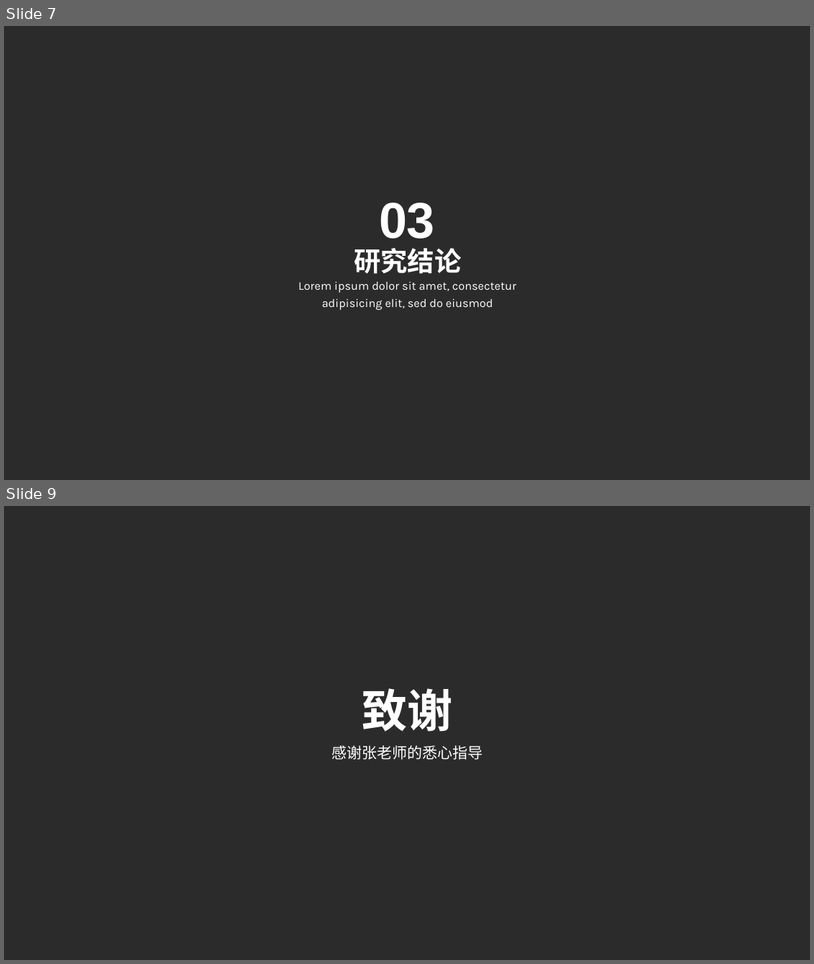
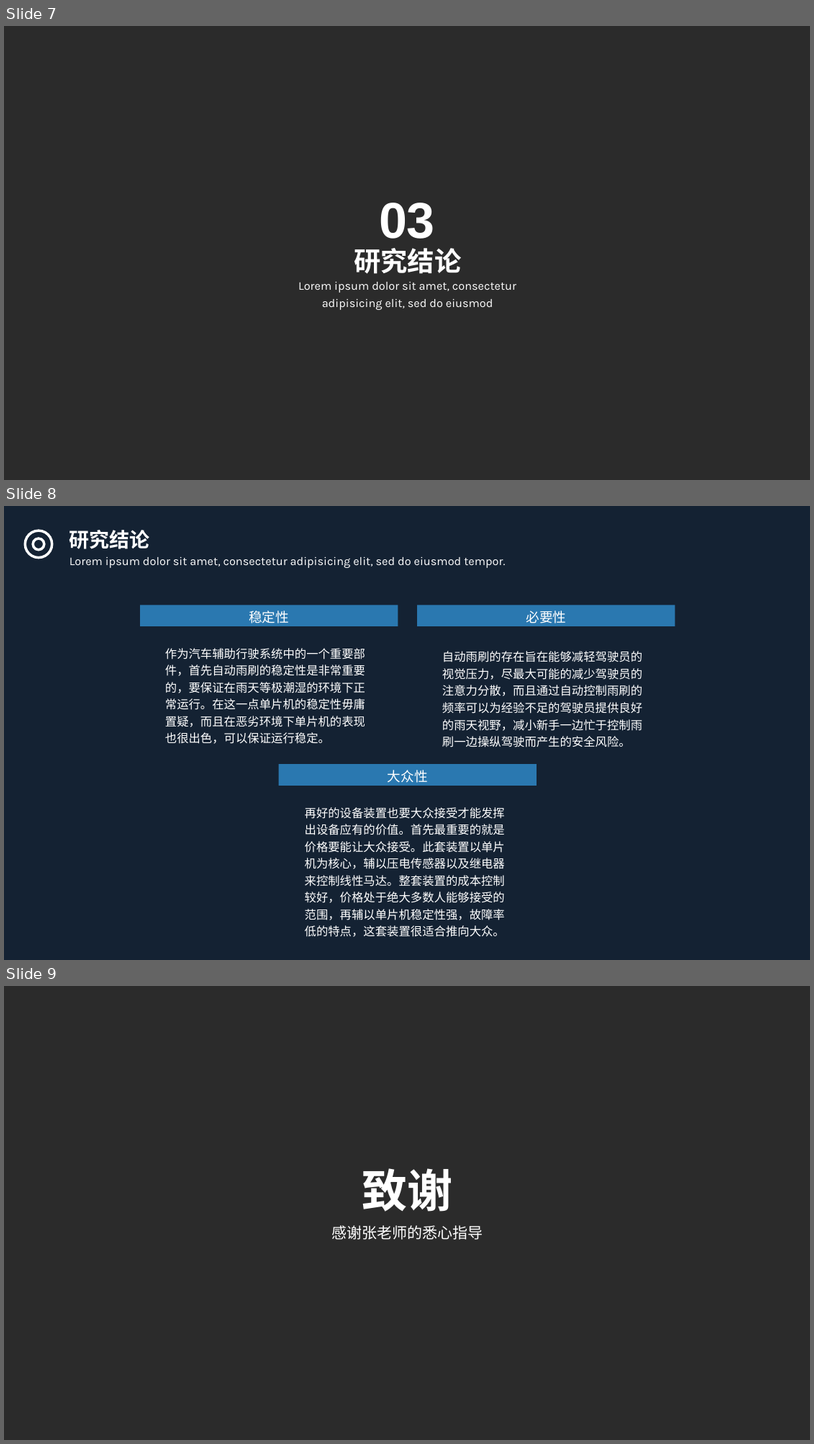
Before and after one commit to nophi-iryden/20151104826-jiaxin, a slide deck: 毕业设计/20151104826-贾鑫-开题报告.pptx. Shown one above the other, each under a label of ours: slides 7 and 9 before the commit, slides 7, 8 and 9 after it; the slides between them are not shown. The pictures are 814x964 and 814x1444 pixels, drawn with LibreOffice and Linux fonts; fonts in the diff are those of the drawing; background and template pictures are left out; a plain dark background stands for a picture behind light text. Boxes give left, top, right and bottom in pixels: in the first picture for what was removed or moved away, otherwise in the second. Text is boxed around its words. In the diff, an @@ line names an element or a change of style, - is before the commit and + after.

```diff
--- a/毕业设计/20151104826-贾鑫-开题报告.pptx
+++ b/毕业设计/20151104826-贾鑫-开题报告.pptx
@@ slide 8 added at <box>4,506,810,960</box>, background #142233 @@
@@ ellipse added at <box>25,530,52,558</box>, outline #FFFFFF 3 pt @@
@@ ellipse added at <box>33,538,44,550</box>, outline #FFFFFF 3 pt @@
@@ text added at <box>69,530,149,549</box>, 24 pt, text #FFFFFF, bold @@
+研究结论
@@ text added at <box>70,557,505,568</box>, 14 pt, text #FFFFFF @@
+Lorem ipsum dolor sit amet, consectetur adipisicing elit, sed do eiusmod tempor.
@@ rectangle added at <box>140,605,399,626</box>, fill #2A78B0, 16 pt, text #FFFFFF @@
+稳定性
@@ rectangle added at <box>418,605,676,626</box>, fill #2A78B0, 16 pt, text #FFFFFF @@
+必要性
@@ text added at <box>165,648,365,744</box>, 14 pt, text #FFFFFF @@
+作为汽车辅助行驶系统中的一个重要部件，首先自动雨刷的稳定性是非常重要的，要保证在雨天等极潮湿的环境下正常运行。在这一点单片机的稳定性毋庸置疑，而且在恶劣环境下单片机的表现也很出色，可以保证运行稳定。
@@ text added at <box>442,651,643,747</box>, 14 pt, text #FFFFFF @@
+自动雨刷的存在旨在能够减轻驾驶员的视觉压力，尽最大可能的减少驾驶员的注意力分散，而且通过自动控制雨刷的频率可以为经验不足的驾驶员提供良好的雨天视野，减小新手一边忙于控制雨刷一边操纵驾驶而产生的安全风险。
@@ rectangle added at <box>278,764,537,785</box>, fill #2A78B0, 16 pt, text #FFFFFF @@
+大众性
@@ text added at <box>305,807,505,937</box>, 14 pt, text #FFFFFF @@
+再好的设备装置也要大众接受才能发挥出设备应有的价值。首先最重要的就是价格要能让大众接受。此套装置以单片机为核心，辅以压电传感器以及继电器来控制线性马达。整套装置的成本控制较好，价格处于绝大多数人能够接受的范围，再辅以单片机稳定性强，故障率低的特点，这套装置很适合推向大众。
```
Also in this commit, not shown: 3 slides changed, 1 slide removed.
